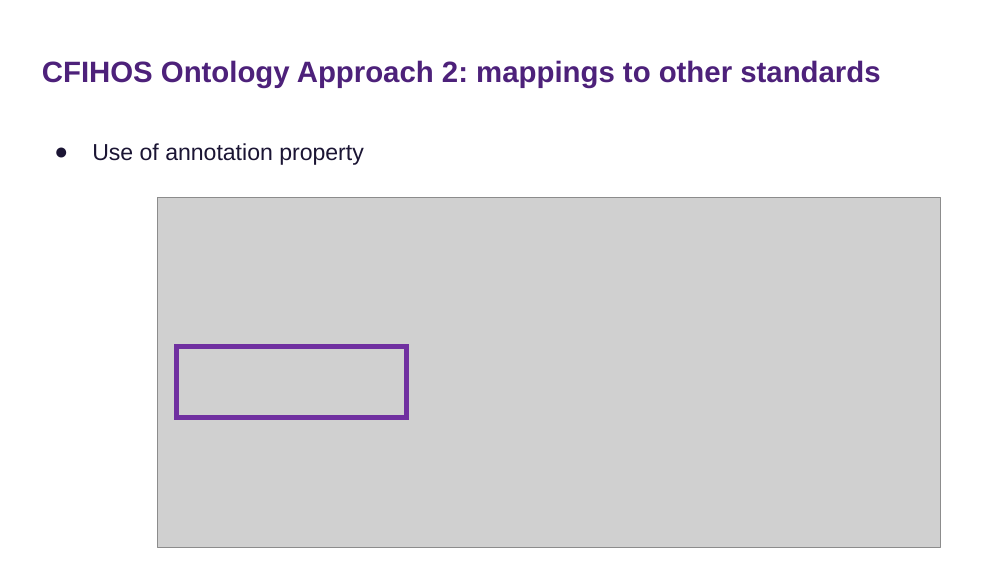
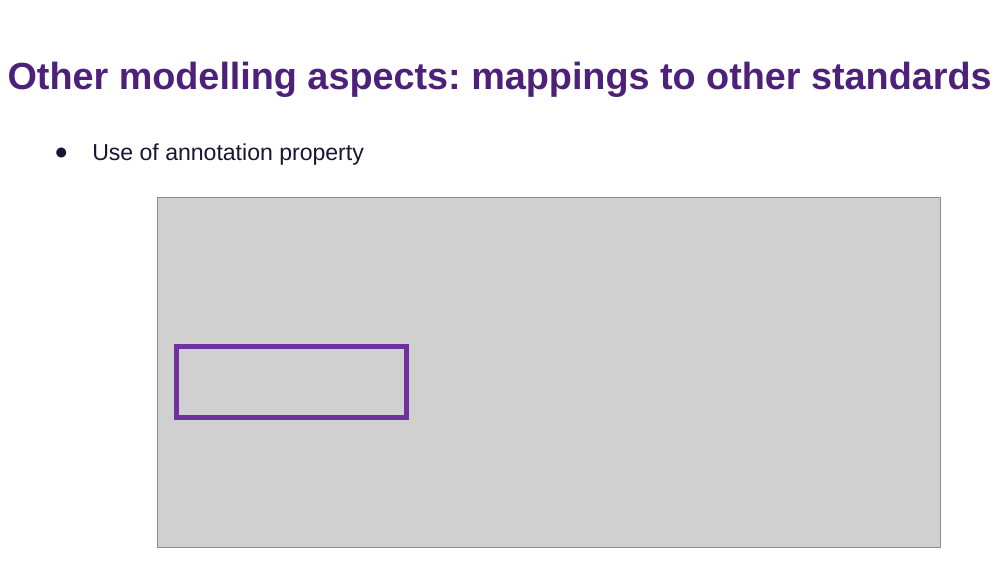
Before and after one commit to tecnomod-um/cfihos, a slide deck: slide 25 of docs/cfihos-ontology.pptx (slide 27 before the commit). Drawn at 1008x567 pixels with LibreOffice and Linux fonts; fonts in the diff are those of the drawing; grey boxes stand for pictures. Boxes give left, top, right and bottom in pixels: in the first picture for what was removed or moved away, otherwise in the second. Text is boxed around its words. In the diff, an @@ line names an element or a change of style, - is before the commit and + after.

```diff
--- a/docs/cfihos-ontology.pptx
+++ b/docs/cfihos-ontology.pptx
@@ title at (8,61,992,96): text changed; size 28 to 36 pt @@
-CFIHOS Ontology Approach 2: mappings to other standards
+Other modelling aspects: mappings to other standards
```
Also in this commit, not shown: 20 other slides changed, 2 slides added, 5 slides removed, 1 other file.
